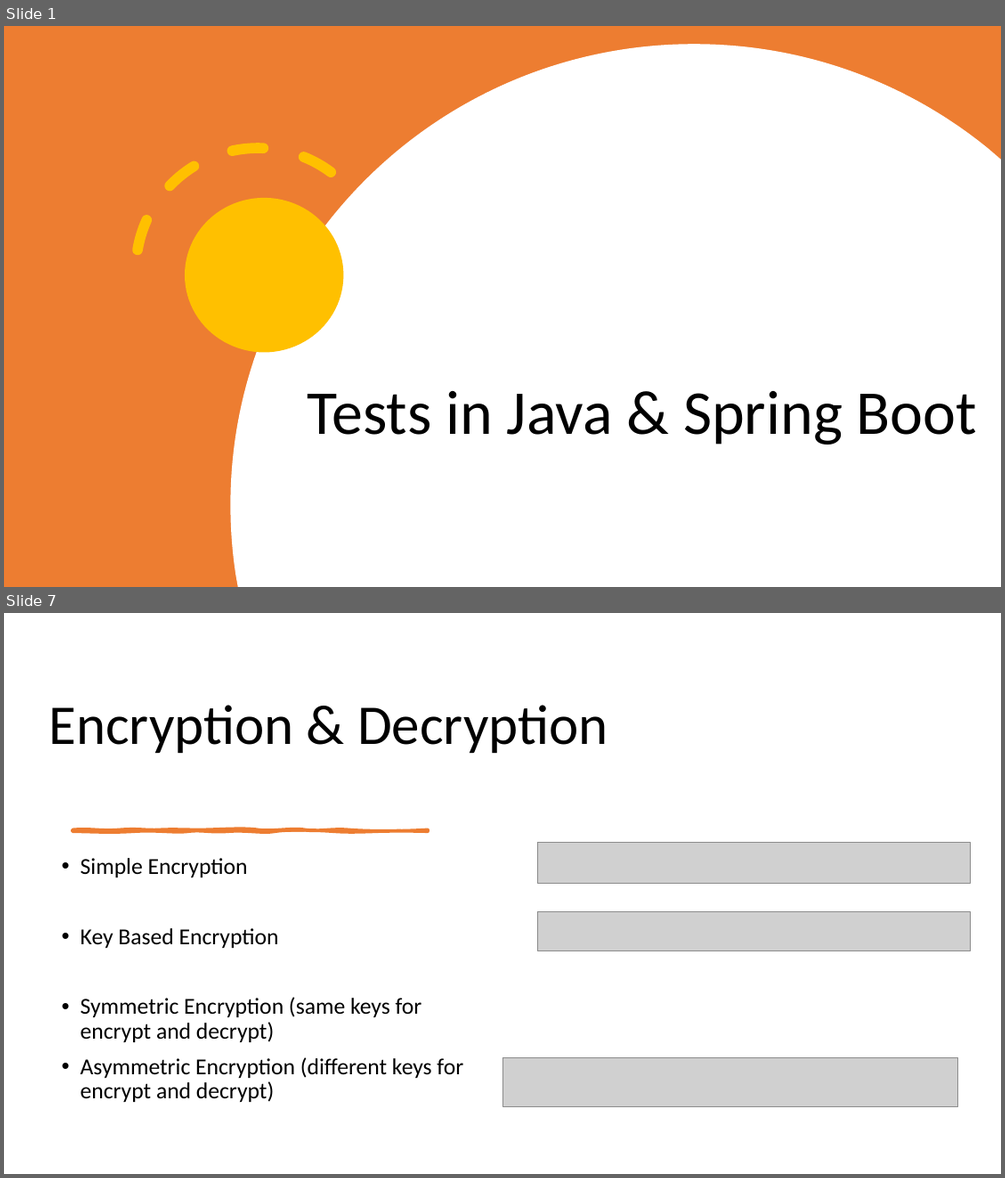
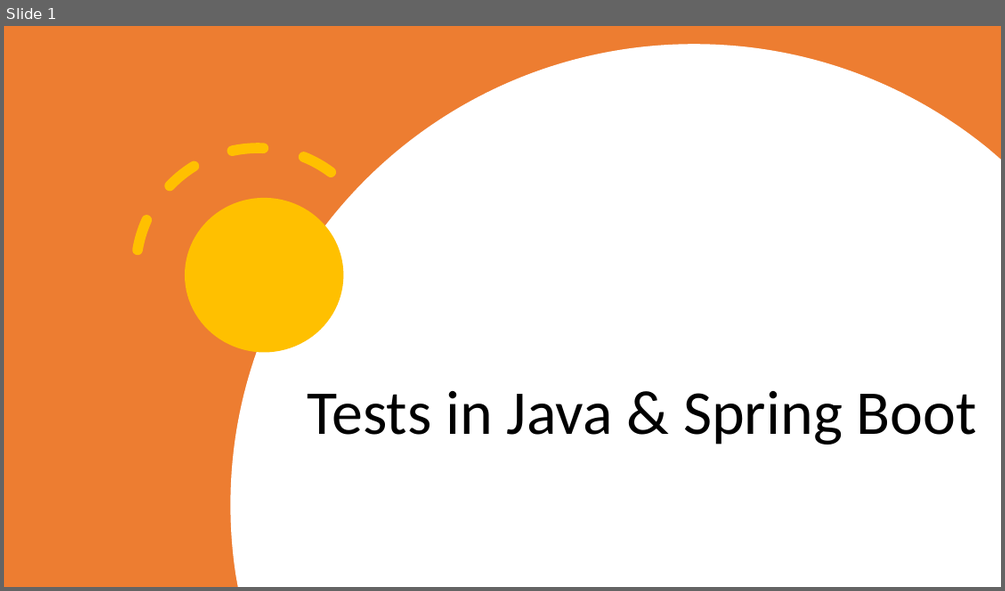
Before and after one commit to SergiuBabin/Personal_Workshops, a slide deck: Testing in Java (Spring Boot + Junit5 + Mockito)/HTTP & HTTPS.pptx. Shown one above the other, each under a label of ours: slides 1 and 7 before the commit, slide 1 after it; the slides between them are not shown. The pictures are 1005x1178 and 1005x591 pixels, drawn with LibreOffice and Linux fonts; fonts in the diff are those of the drawing; grey boxes stand for pictures. Boxes give left, top, right and bottom in pixels: in the first picture for what was removed or moved away, otherwise in the second. Text is boxed around its words. In the diff, an @@ line names an element or a change of style, - is before the commit and + after.

```diff
--- a/Testing in Java (Spring Boot + Junit5 + Mockito)/HTTP & HTTPS.pptx
+++ b/Testing in Java (Spring Boot + Junit5 + Mockito)/HTTP & HTTPS.pptx
@@ slide 7 removed at [4, 613, 1001, 1174], background #FFFFFF @@
@@ title removed at [48, 705, 608, 753] @@
-Encryption & Decryption
@@ freeform shape removed at [73, 830, 428, 831] @@
@@ picture removed at [537, 842, 971, 883] @@
@@ text removed at [81, 858, 463, 1102] @@
-• Simple Encryption
-• Key Based Encryption
-• Symmetric Encryption (same keys for encrypt and decrypt)
-• Asymmetric Encryption (different keys for encrypt and decrypt)
@@ picture removed at [537, 911, 971, 950] @@
@@ picture removed at [502, 1057, 959, 1106] @@
```
Also in this commit, not shown: 1 slide changed, 7 slides added, 9 other slides removed, 3 other files.
